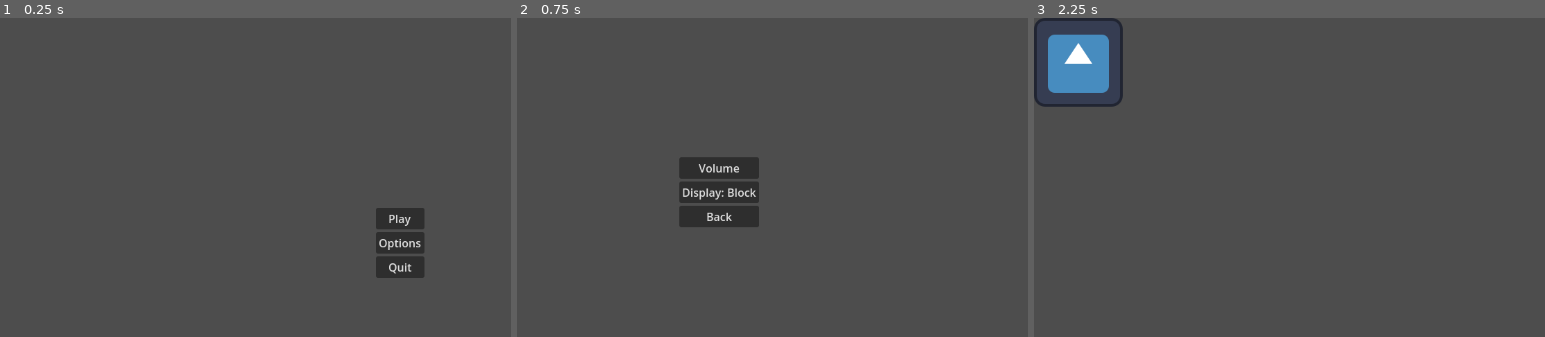
Above: before the commit, frames 1-3 (left to right).
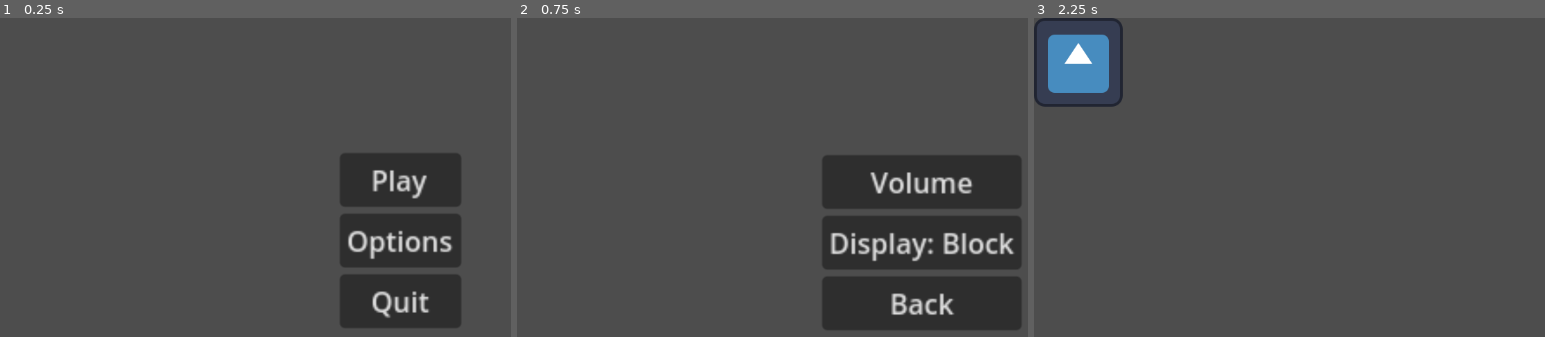
Above: after the commit, the same moments.

Repository: RunningGriffin/Hackathon-BYU-I
Game: Godot game, scene res://mainMenu.tscn
Same seed, same stepped clock (60 frames per second), same inputs: the game is played once before the commit and once after it. The engine's default icon, where the game draws it, is replaced by a stand-in: a white triangle on a blue panel in a dark square.
Inputs:
- Up to frame 1 (0.25 s): no input
- Up to frame 2 (0.75 s): click "Options" at 0.5 s
- Up to frame 3 (2.25 s): click "Back" at 1.25 s; click "Play" at 2 s

The runs differ from the first frame. In frame 1, 10% of the frame differs, in the area x 66-91%, y 42-98%; in frame 2, 21%, in the area x 31-99%, y 43-98%; in frame 3, nothing differs.

Commit message:
button size altered

Diff:
--- a/mainMenu.tscn
+++ b/mainMenu.tscn
@@ -9,12 +9,13 @@
 anchor_top = 0.5
 anchor_right = 0.5
 anchor_bottom = 0.5
-offset_left = -34.0
-offset_top = -50.0
-offset_right = -34.0
-offset_bottom = -50.0
+offset_left = -85.9999
+offset_top = -129.0
+offset_right = -85.9999
+offset_bottom = -129.0
 grow_horizontal = 2
 grow_vertical = 2
+scale = Vector2(2.5, 2.5)
 script = ExtResource("1_37olr")
 metadata/_edit_group_ = true
 
--- a/optionsMenu.tscn
+++ b/optionsMenu.tscn
@@ -4,16 +4,20 @@
 
 [node name="Control" type="Control"]
 layout_mode = 3
-anchors_preset = 15
-anchor_right = 1.0
-anchor_bottom = 1.0
-offset_left = 234.0
-offset_top = 201.0
-offset_right = 234.0
-offset_bottom = 201.0
+anchors_preset = 8
+anchor_left = 0.5
+anchor_top = 0.5
+anchor_right = 0.5
+anchor_bottom = 0.5
+offset_left = -136.0
+offset_top = -126.0
+offset_right = -136.0
+offset_bottom = -126.0
 grow_horizontal = 2
 grow_vertical = 2
+scale = Vector2(2.5, 2.5)
 script = ExtResource("1_xj21g")
+metadata/_edit_group_ = true
 
 [node name="MarginContainer" type="MarginContainer" parent="."]
 layout_mode = 0
Not shown: 1 places in actionsInterface.tscn that only renumber resources
